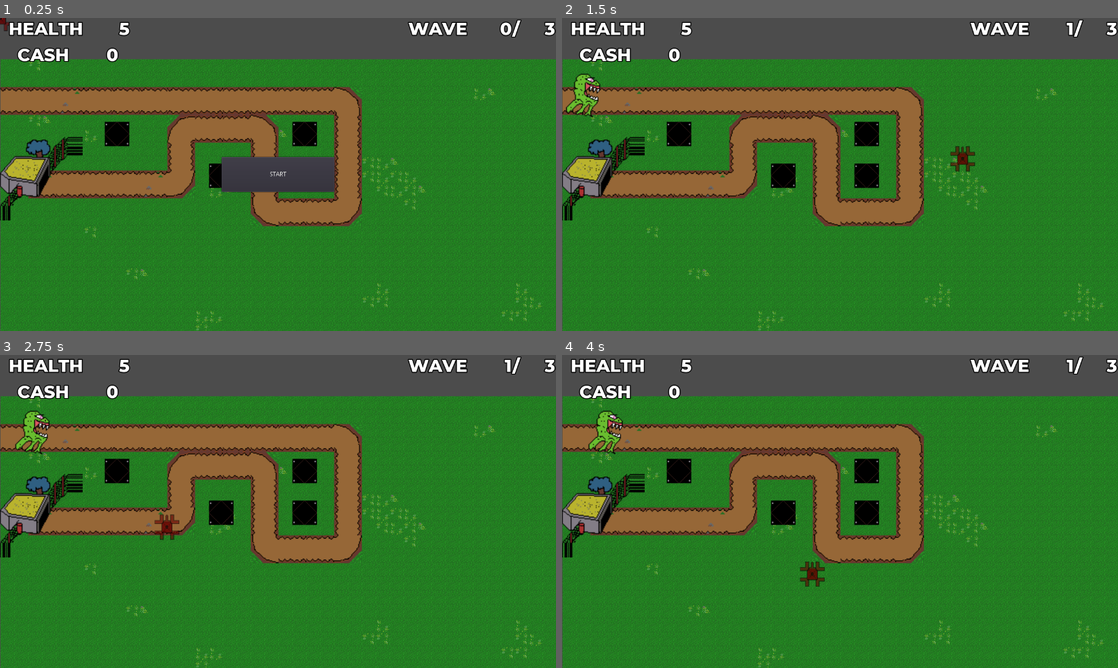
Above: before the commit, frames 1-4 (two rows, left to right).
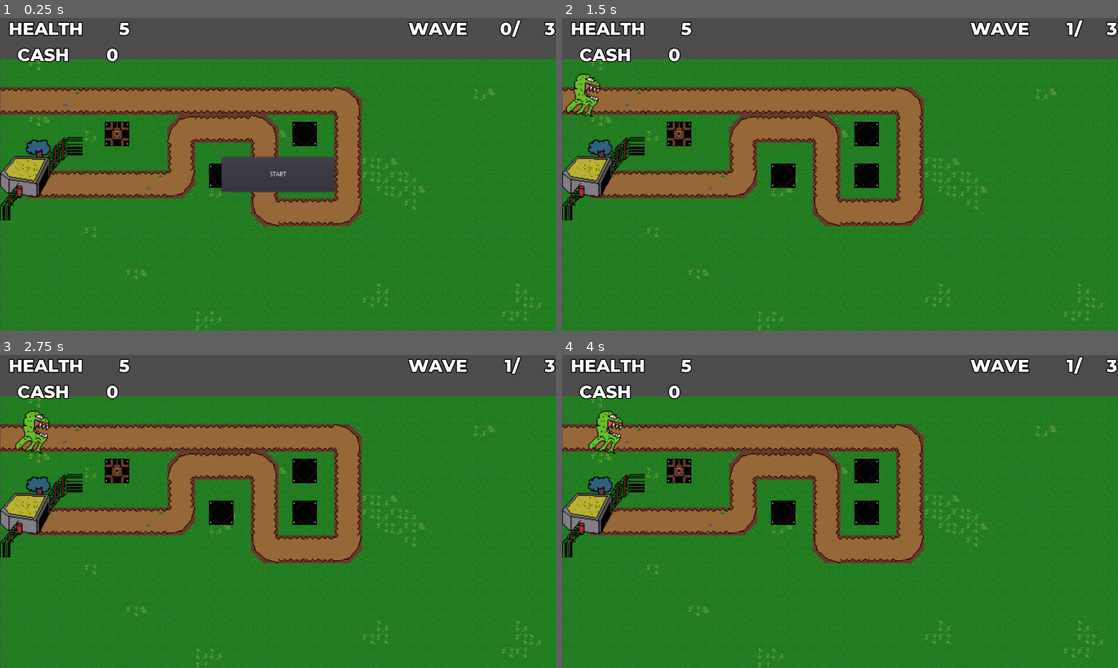
Above: after the commit, the same moments.

Repository: LeopardMerkava/Orbital-Project
Game: Godot game, scene res://Level/Trial_level.tscn
Two runs of this game, one before a commit and one after it. Both use one fixed random seed, a clock stepped at 60 frames per second and the inputs below. The project has no main scene, so this scene is started directly.
Inputs (mouse positions are in pixels of both pictures, inside the frame that each line leads up to):
- Up to frame 1 (0.25 s): no input
- Up to frame 2 (1.5 s): click "START" at 0.5 s; move the mouse to (962, 158) at 1.27 s
- Up to frame 3 (2.75 s): move the mouse to (166, 527) at 2.02 s
- Up to frame 4 (4 s): move the mouse to (895, 442) at 2.77 s; move the mouse to (812, 574) at 3.52 s

The runs differ from the first frame. In frame 1, 0.2% of the frame differs, in the area x 0-24%, y 0-41%; in frame 2, 0.4%; in frame 3, 0.4%; in frame 4, 0.4%, in the area x 18-48%, y 33-74%.
Error before the commit: Invalid get index 'x' (on base: 'Nil'). (res://Towers/Towers.gd:41)

Commit message:
Milestone 1 Updates

Diff:
--- a/Towers/Towers.gd
+++ b/Towers/Towers.gd
@@ -1,7 +1,7 @@
 extends Area2D
 
 # Tower Building Variables
-var building = true
+var building = false
 var can_build = false
 var colliding = false
 var cell_position
@@ -36,36 +36,39 @@
 # This method tracks where the players mouse will be going in the map UI.
 # This is a helper function for the build tower
 
-func _mouse_tracker():
-	position = get_global_mouse_position()
-	cell_position = Vector2(floor(position.x / cell_size.x), floor(position.y / cell_size.y))
-	cell_id = tilemap.get_cellv(cell_position)
-	if cell_id != -1 && !colliding:
-		current_tile = tilemap.tile_set.tile_get_name(cell_id)
-		if current_tile == "tower_base":
-			can_build = true
-			position = Vector2(cell_position.x * cell_size.x + cell_size.x / 2,
-								cell_position.y * cell_size.y + cell_size.y / 2)
-	else:
-		can_build = false
+
+
+#func _mouse_tracker():
+#	position = get_global_mouse_position()
+#	cell_position = Vector2(floor(position.x / cell_size.x), floor(position.y / cell_size.y))
+#	cell_id = tilemap.get_cellv(cell_position)
+#	if cell_id != -1 && !colliding:
+#		current_tile = tilemap.tile_set.tile_get_name(cell_id)
+#		if current_tile == "tower_base":
+#			can_build = true
+#			position = Vector2(cell_position.x * cell_size.x + cell_size.x / 2,
+#								cell_position.y * cell_size.y + cell_size.y / 2)
+#	else:
+#		can_build = false
 
 
 
 
 func _physics_process(delta):
 	if building:
-		_mouse_tracker()
-		if can_build:
-			$"Tower Base".modulate = Color(0.0, 1.0, 0.0, 0.6)
-			$"Tower Turret".modulate = Color(0.0, 1.0, 0.0, 0.6)
-		else:
-			$"Tower Base".modulate = Color(1.0, 0.0, 0.0, 0.6)
-			$"Tower Turret".modulate = Color(1.0, 0.0, 0.0, 0.6)
-		if Input.is_action_just_pressed("click") and can_build:
-			building = false
-			get_parent().tower.built()
-			$"Tower Base".modulate = Color(1.0, 1.0, 1.0, 1.0)
-			$"Tower Turret".modulate = Color(1.0, 1.0, 1.0, 1.0)
+		pass
+#		_mouse_tracker()
+#		if can_build:
+#			$"Tower Base".modulate = Color(0.0, 1.0, 0.0, 0.6)
+#			$"Tower Turret".modulate = Color(0.0, 1.0, 0.0, 0.6)
+#		else:
+#			$"Tower Base".modulate = Color(1.0, 0.0, 0.0, 0.6)
+#			$"Tower Turret".modulate = Color(1.0, 0.0, 0.0, 0.6)
+#		if Input.is_action_just_pressed("click") and can_build:
+#			building = false
+#			get_parent().tower.built()
+#			$"Tower Base".modulate = Color(1.0, 1.0, 1.0, 1.0)
+#			$"Tower Turret".modulate = Color(1.0, 1.0, 1.0, 1.0)
 	else:
 		if enemy_array.size() == 0:
 			pass
Not shown, changed: Milestone 1.docx
